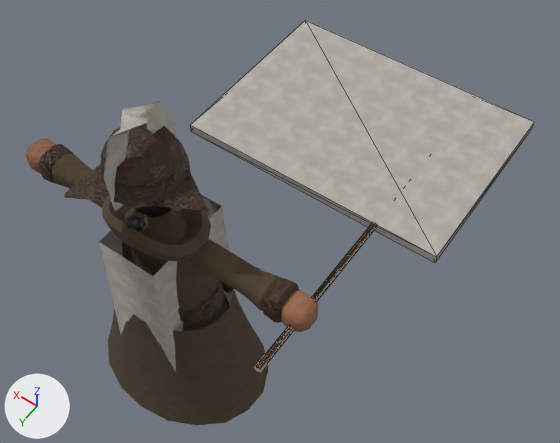
What one commit did to the glTF model csharp/Unciv.Godot/Packs/units/models/unit/Great General.glb.
The view is the same before and after, from a 50 mm lens placed at (-0.674, 0.575, 1.677), pointed at (-0.094, -0.238, 0.4). The lights are fixed; the arrows at lower left show +X, +Y and +Z. The first picture is the older version. Mesh edges are drawn as thin lines on the coarser meshes. Where no turn or scale is listed for an object, it has been applied to the vertices. Vertices at exactly the same position are counted once.

Script lines for the objects in view, before the commit:
```python
me_mesh_prop = bpy.data.meshes.new('Mesh_Prop')
me_mesh_prop.from_pydata(...)  # 31 vertices, 54 faces; spans x -0.13..0.435, y -0.584..0.188, z -0.009..0.009
# faces by material slot: [42, 12]
me_mesh_prop.materials.append(mat_leather)
me_mesh_prop.materials.append(mat_teamcolor)
me_mesh_skinned = bpy.data.meshes.new('Mesh_skinned')
me_mesh_skinned.from_pydata(...)  # 2327 vertices, 4457 faces; spans x -0.332..0.332, y -0.159..0.157, z 0.009..0.859
# faces by material slot: [1422, 1508, 545, 650, 216, 116]
me_mesh_skinned.materials.append(mat_wool)
me_mesh_skinned.materials.append(mat_leather)
me_mesh_skinned.materials.append(mat_skin)
me_mesh_skinned.materials.append(mat_dark)
me_mesh_skinned.materials.append(mat_cloth)
me_mesh_skinned.materials.append(mat_teamcolor)
ob_prop = bpy.data.objects.new('Prop', me_mesh_prop)
ob_prop.location = (-0.306, -0.067, 0.545)
ob_warrior = bpy.data.objects.new('Warrior', me_mesh_skinned)
ob_warrior.location = (0.0, 0.0, -0.009)
```
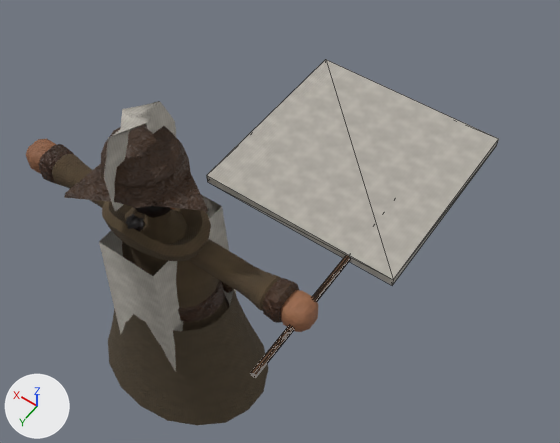
The newer file is also rescaled (x1.153) as a whole; pictures and numbers use the older file's frame.

Changed parts and their boxes (x1, y1, x2, y2) in the pictures (560 x 443 px; the box of a moved part takes in the faces that stretch with it):
'Prop', reshaped (15% narrower, 10% shorter): before (190, 20, 534, 372); after (207, 60, 499, 377)
part 1 of me_mesh_prop, moved or reshaped: before (254, 224, 376, 372); after (250, 255, 351, 377)
part 2 of me_mesh_prop, moved or reshaped: before (190, 20, 534, 263); after (207, 60, 499, 285)

What the commit changed:
me_mesh_prop is used by ob_prop; location (-0.306, -0.067, 0.545).
me_mesh_prop had 31 vertices, 54 faces and spanned x -0.13..0.435, y -0.584..0.188, z -0.009..0.009.
me_mesh_prop now has 31 vertices, 54 faces and spans x -0.092..0.322, y -0.497..0.2, z -0.009..0.009.
me_mesh_prop part 1: the loose piece of 23 vertices spanning x -0.005..0.006, y -0.452..0.188, z -0.006..0.006 is scaled about its middle by (1, 0.882, 1), then moved by (0.0, 0.049, 0.0).
me_mesh_prop part 2: the loose piece of 8 vertices spanning x -0.13..0.435, y -0.584..-0.17, z -0.009..0.009 is scaled about its middle by (0.733, 1, 1), then moved by (-0.038, 0.087, 0.0).
